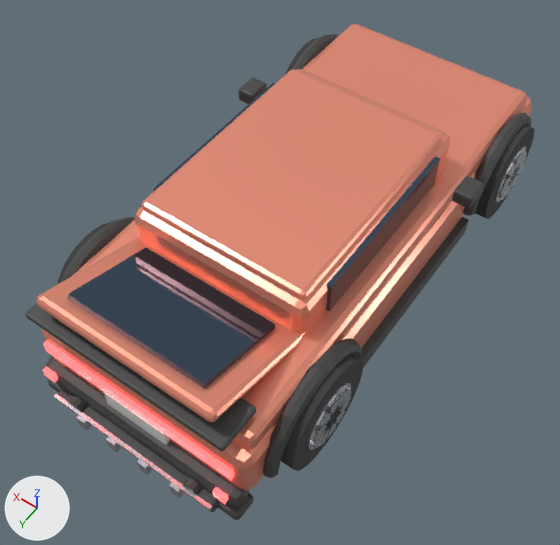
The glTF model game/assets/car.glb as it was, and as the next commit left it.
One viewpoint serves both versions: a 50 mm camera at (-2.3, 3.72, 5.38) aimed at (-0.03, 0.54, 0.39). The lights are fixed; the arrows at lower left show +X, +Y and +Z. The older version comes first. Where no turn or scale is listed for an object, it has been applied to the vertices. Vertices at exactly the same position are counted once.

Objects in the first picture: 'Body', 'Spoiler', 'WheelFL', 'WheelRL' and 2 more.
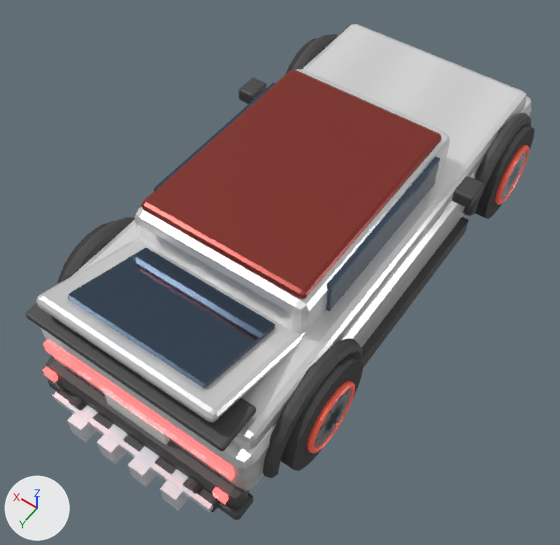
What differs and where, as boxes [x1, y1, x2, y2] in the pictures (560 x 545 px):
'Body', surface changed, reshaped: [36, 24, 531, 520] in both
part 1 of me_cube, added: after [160, 469, 189, 511]
part 2 of me_cube, added: after [128, 446, 160, 487]
part 3 of me_cube, added: after [97, 424, 128, 464]
part 4 of me_cube, added: after [67, 405, 98, 442]
part 5 of me_cube, added: after [52, 392, 213, 512]
part 6 of me_cube, deleted: before [137, 459, 152, 475]
part 7 of me_cube, deleted: before [106, 437, 122, 452]
part 8 of me_cube, deleted: before [76, 415, 92, 431]
part 9 of me_cube, deleted: before [169, 483, 184, 498]
part 10 of me_cube, deleted: before [53, 394, 212, 511]
part 11 of me_cube, recoloured (beige to red): [141, 70, 442, 300] in both
part 12 of me_cylinder_002, added: after [495, 145, 530, 205]
part 13 of me_cylinder_008, added: after [307, 381, 355, 453]

Edits to the bpy script that builds the scene:
```text
Change mat_bodypaint:
    remove mat_bodypaint.base_color = (1.0, 0.35, 0.24)  # beige #ffa086
    add mat_bodypaint.texture = img_paintgradient
    add mat_bodypaint.coat_weight = 0.35
    add mat_bodypaint.coat_roughness = 0.4
Add mat_roofdark:
    mat_roofdark = principled_material('RoofDark')
    mat_roofdark.base_color = (0.28, 0.04, 0.03)  # red #903830
    mat_roofdark.metallic = 0.5
    mat_roofdark.roughness = 0.35
Change me_cube:
    remove me_cube.from_pydata(...)  # 1263 vertices, 2326 faces; spans x -1.12..1.12, y -2.29..2.4, z 0.07..1.36
    add me_cube.from_pydata(...)  # 1263 vertices, 2326 faces; spans x -1.12..1.12, y -2.29..2.46, z 0.02..1.36
    me_cube part 1: a new loose piece, a box spanning x -0.52..-0.38, y 2.26..2.46, z 0.02..0.22, in mat_fintrim (white #e5e7ed)
    me_cube part 2: a new loose piece, a box spanning x -0.22..-0.08, y 2.26..2.46, z 0.02..0.22, in mat_fintrim (white #e5e7ed)
    me_cube part 3: a new loose piece, a box spanning x 0.08..0.22, y 2.26..2.46, z 0.02..0.22, in mat_fintrim (white #e5e7ed)
    me_cube part 4: a new loose piece, a box spanning x 0.38..0.52, y 2.26..2.46, z 0.02..0.22, in mat_fintrim (white #e5e7ed)
    me_cube part 5: a new loose piece, a box spanning x -0.75..0.75, y 2.34..2.38, z 0.17..0.23, in mat_fintrim (white #e5e7ed)
    me_cube part 6: the loose piece of 8 vertices spanning x -0.19..-0.11, y 2.26..2.4, z 0.08..0.2 is deleted
    me_cube part 7: the loose piece of 8 vertices spanning x 0.11..0.19, y 2.26..2.4, z 0.08..0.2 is deleted
    me_cube part 8: the loose piece of 8 vertices spanning x 0.41..0.49, y 2.26..2.4, z 0.08..0.2 is deleted
    me_cube part 9: the loose piece of 8 vertices spanning x -0.49..-0.41, y 2.26..2.4, z 0.08..0.2 is deleted
    me_cube part 10: the loose piece of 8 vertices spanning x -0.75..0.75, y 2.34..2.38, z 0.19..0.21 is deleted
    me_cube part 11: 90 faces spanning x -0.71..0.71, y -0.67..1.23, z 1.28..1.36 switch from mat_bodypaint (beige #ffa086) to mat_roofdark (red #903830)
    remove me_cube.materials.append(mat_rim)  # white #e1e5ea
Change me_cylinder_002:
    remove me_cylinder_002.from_pydata(...)  # 172 vertices, 292 faces; spans x -0.195..0.195, y -0.44..0.44, z -0.36..0.52
    add me_cylinder_002.from_pydata(...)  # 492 vertices, 932 faces; spans x -0.205..0.205, y -0.44..0.44, z -0.36..0.52
    me_cylinder_002 part 12: a new loose piece, a torus around x (ring radius 0.26, tube radius 0.025) spanning x -0.205..-0.155, y -0.285..0.285, z -0.205..0.365, in mat_rimred (red #ed6c59, glowing dark red #7c271d)
    other edits to the shape of me_cylinder_002 do not show in these pictures
    add me_cylinder_002.materials.append(mat_rimred)  # red #ed6c59, glowing dark red #7c271d
Change me_cylinder_008:
    remove me_cylinder_008.from_pydata(...)  # 172 vertices, 292 faces; spans x -0.195..0.195, y -0.44..0.44, z -0.36..0.52
    add me_cylinder_008.from_pydata(...)  # 492 vertices, 932 faces; spans x -0.205..0.205, y -0.44..0.44, z -0.36..0.52
    me_cylinder_008 part 13: a new loose piece, a torus around x (ring radius 0.26, tube radius 0.025) spanning x -0.205..-0.155, y -0.285..0.285, z -0.205..0.365, in mat_rimred (red #ed6c59, glowing dark red #7c271d)
    other edits to the shape of me_cylinder_008 do not show in these pictures
    add me_cylinder_008.materials.append(mat_rimred)  # red #ed6c59, glowing dark red #7c271d
```
